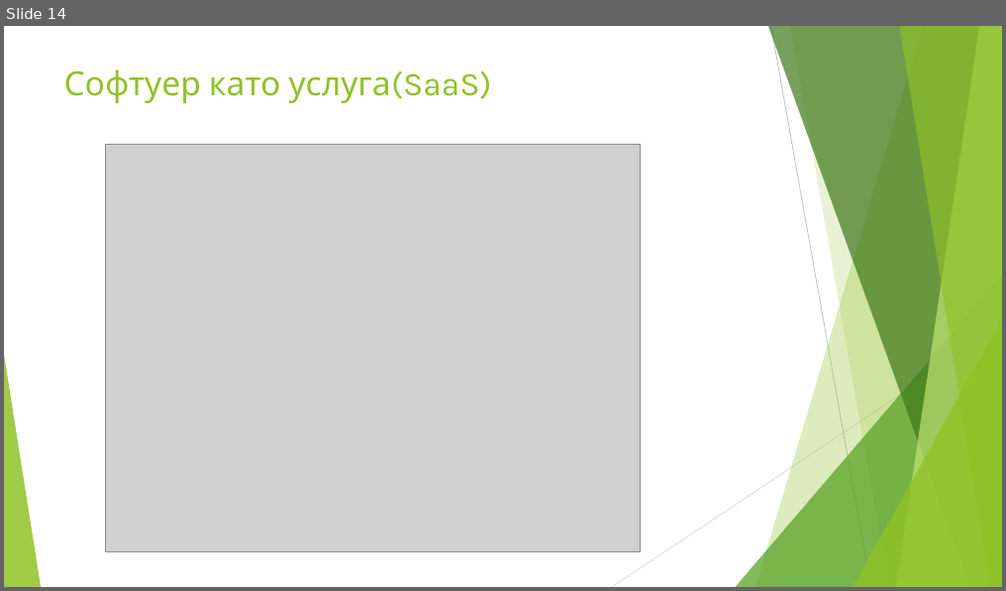
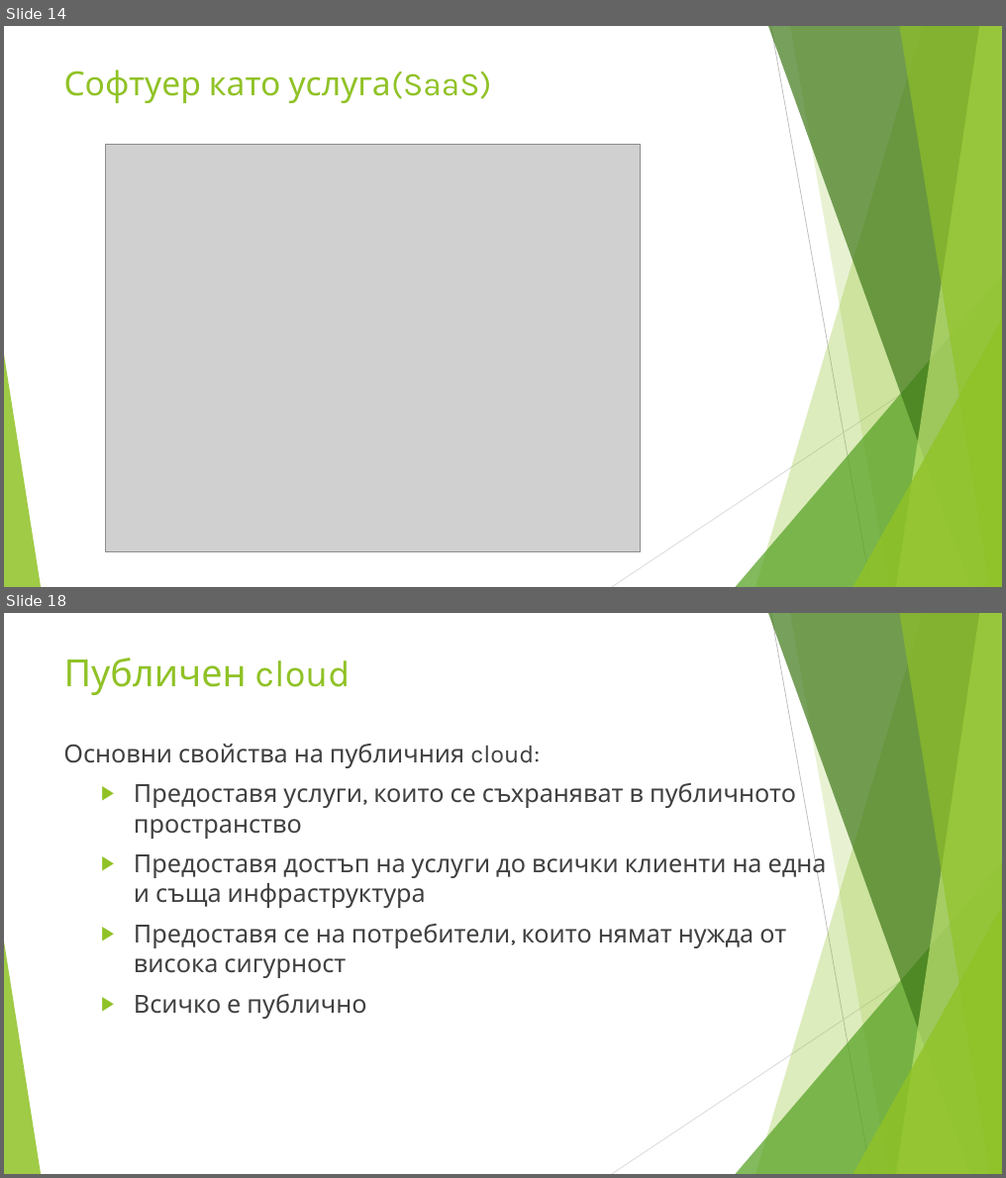
Before and after one commit to enchobelezirev/CloudComputing, a slide deck: CLOUD COMPUTING.pptx. Shown one above the other, each under a label of ours: slide 14 before the commit, slides 14 and 18 after it; the slides between them are not shown. The pictures are 1006x591 and 1006x1178 pixels, drawn with LibreOffice and Linux fonts; fonts in the diff are those of the drawing; grey boxes stand for pictures. Boxes give left, top, right and bottom in pixels: in the first picture for what was removed or moved away, otherwise in the second. Text is boxed around its words. In the diff, an @@ line names an element or a change of style, - is before the commit and + after.

```diff
--- a/CLOUD COMPUTING.pptx
+++ b/CLOUD COMPUTING.pptx
@@ slide 18 added at (x1=4, y1=613, x2=1002, y2=1174), background #FFFFFF; not listed: 10 template elements that a slide beside it also shows @@
@@ text added at (x1=64, y1=658, x2=350, y2=695), 36 pt, text #90C226 @@
+Публичен cloud
@@ text added at (x1=63, y1=744, x2=827, y2=1019), 24 pt, text #404040 @@
+Основни свойства на публичния cloud:
+  ▶ Предоставя услуги, които се съхраняват в публичното пространство
+  ▶ Предоставя достъп на услуги до всички клиенти на една и съща инфраструктура
+  ▶ Предоставя се на потребители, които нямат нужда от висока сигурност
+  ▶ Всичко е публично
```
Also in this commit, not shown: 7 other slides added, 1 other file.
